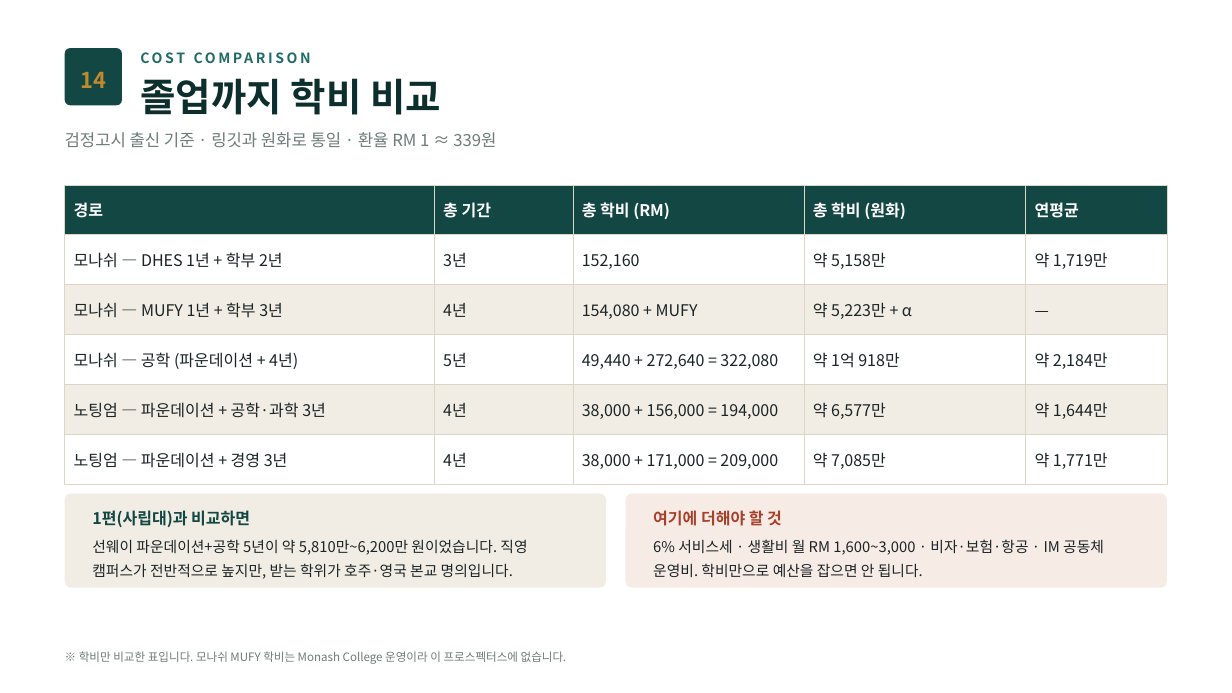
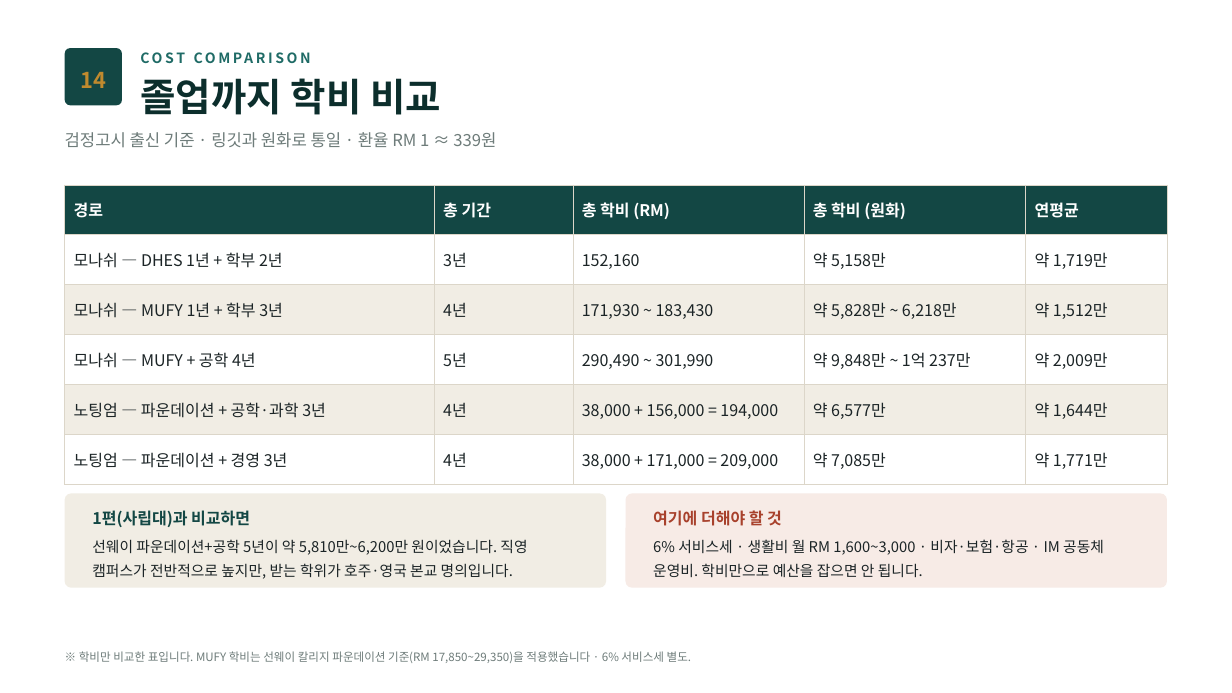
Before and after one commit to ChampionJohan/Johan, a slide deck: slide 15 of design/malaysia-study-live/말레이시아유학_2편_해외직영캠퍼스.pptx. Drawn at 1232x693 pixels with LibreOffice and Linux fonts; fonts in the diff are those of the drawing. Boxes give left, top, right and bottom in pixels: in the first picture for what was removed or moved away, otherwise in the second. Text is boxed around its words. In the diff, an @@ line names an element or a change of style, - is before the commit and + after.

```diff
--- a/design/malaysia-study-live/말레이시아유학_2편_해외직영캠퍼스.pptx
+++ b/design/malaysia-study-live/말레이시아유학_2편_해외직영캠퍼스.pptx
@@ table at (65,185,1167,473) @@
-row 3: 모나쉬 — MUFY 1년 + 학부 3년 | 4년 | 154,080 + MUFY | 약 5,223만 + α | —
+row 3: 모나쉬 — MUFY 1년 + 학부 3년 | 4년 | 171,930 ~ 183,430 | 약 5,828만 ~ 6,218만 | 약 1,512만
-row 4: 모나쉬 — 공학 (파운데이션 + 4년) | 5년 | 49,440 + 272,640 = 322,080 | 약 1억 918만 | 약 2,184만
+row 4: 모나쉬 — MUFY + 공학 4년 | 5년 | 290,490 ~ 301,990 | 약 9,848만 ~ 1억 237만 | 약 2,009만
@@ text at (79,651,691,663): text changed @@
-※ 학비만 비교한 표입니다. 모나쉬 MUFY 학비는 Monash College 운영이라 이 프로스펙터스에 없습니다.
+※ 학비만 비교한 표입니다. MUFY 학비는 선웨이 칼리지 파운데이션 기준(RM 17,850~29,350)을 적용했습니다 · 6% 서비스세 별도.
```
Also in this commit, not shown: 4 other slides changed, 2 other files.
